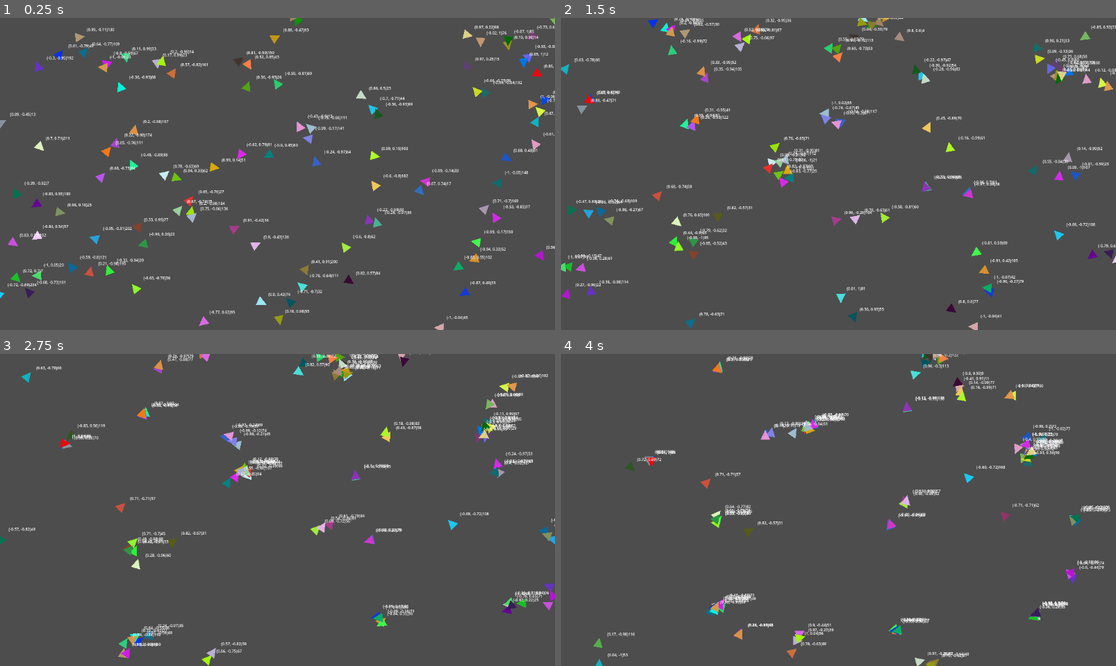
Above: before the commit, frames 1-4 (two rows, left to right).
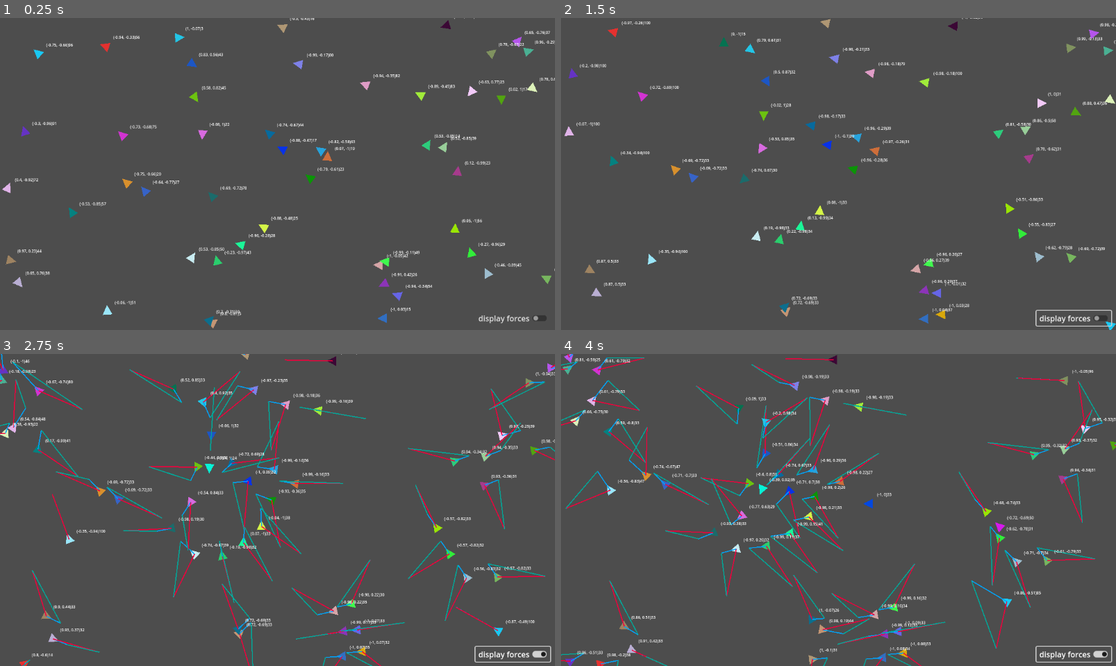
Above: after the commit, the same moments.

Repository: xv-k/BoidTest
Game: Godot game, scene res://world.tscn
Same seed, same stepped clock (60 frames per second), same inputs: the game is played once before the commit and once after it.
Inputs (mouse positions are in pixels of both pictures, inside the frame that each line leads up to):
- Up to frame 1 (0.25 s): no input
- Up to frame 2 (1.5 s): click (1071, 317) at 0.5 s, where only the run after the commit has a clickable "display forces"; click (1071, 317) at 1.25 s, where only the run after the commit has a clickable "display forces"
- Up to frame 3 (2.75 s): click (510, 653) at 2 s, where only the run after the commit has a clickable "display forces"
- Up to frame 4 (4 s): move the mouse to (960, 494) at 2.77 s; click (960, 494) at 2.85 s; move the mouse to (727, 525) at 3.52 s; click (727, 525) at 3.6 s

The runs differ from the first frame. In frame 1, 8.4% of the frame differs, in the area x 0-100%, y 0-100%; in frame 2, 8.2%; in frame 3, 10%; in frame 4, 9.8%.

Commit message:
refactored all three rules

Diff:
--- a/boid.gd
+++ b/boid.gd
@@ -1,26 +1,43 @@
 extends CharacterBody2D
 
+@export var debug := false
 @onready var collision_polygon_2d := $CollisionPolygon2D
 @onready var polygon_2d := $Polygon2D
 @onready var label = $Label
 
+@onready var velocity_line = $VelocityLine
+@onready var desired_line = $DesiredLine
+@onready var steering_line = $SteeringLine
+
 var boids_in_range := []
 
-var max_speed = 250
+var max_speed = 100
 var screen_size : Vector2
-
+var steering_force := Vector2.ZERO
+var mass := 50
 
 func _ready():
 	screen_size = get_viewport_rect().size
 	collision_polygon_2d.polygon = polygon_2d.polygon
 
 	randomize()
-	velocity = Vector2(randf_range(-1,1),randf_range(-1,1)) * randf_range(0, max_speed)
+	#velocity = Vector2(randf_range(-1,1),randf_range(-1,1)) * randf_range(0, max_speed)
+	velocity = Vector2(randf_range(-1,1),randf_range(-1,1)).normalized() * randf_range(0, max_speed)
+	#velocity = Vector2(randf_range(-1,1),randf_range(-1,1)).normalized() * max_speed
+	#velocity.length() = 10
 	polygon_2d.color = Color(randf_range(0,1),randf_range(0,1),randf_range(0,1),1)
 
 
 func _physics_process(_delta):
 	rotation = velocity.angle()
+
+	if debug :
+		velocity_line.clear_points()
+		velocity_line.add_point(Vector2.ZERO)
+		velocity_line.add_point(velocity)
+		velocity_line.global_rotation = 0
+	if not debug :
+		velocity_line.clear_points()
 
 	#str() converts to string
 	#snapped can round numbers (acytually sets steps)
@@ -29,11 +46,22 @@
 
 	#disable it and set the collision layer of the physics layer from the tileset back to 1
 	torus_world()
-	alignment()
+	#alignment(1)
 	#mouse following
-	#steering_to_mouseposition()
-	cohesion()
+
+	#steering_force = steering_to_mouseposition() / mass
+	steering_force = Vector2.ZERO
+	steering_force += steering_vector(alignment())
+	steering_force += steering_vector(cohesion())
+	steering_force += steering_vector(separation())
+	#cohesion(1)
+	#separation(1)
 	#apperantly delta is automatically applied in move and slide?
+	#var total_steering_direction = (alignment(1) + cohesion(1) + separation(1)) / 3
+	#velocity += total_steering_direction
+	#velocity += acceleration
+	#F = M x a
+	velocity += steering_force / mass
 	move_and_slide()
 
 
@@ -48,35 +76,60 @@
 		position.y = 0
 
 
-func alignment():
+func alignment() -> Vector2:
 	#only if there are boids in range
+	var target_position := Vector2.ZERO
 	if boids_in_range.size() > 0:
 		#we "align" their directions and their speed (= together their velocity)
 		var avgVelocity = Vector2.ZERO
 
+
 		#loop over all boids in range and add their directions
 		for boid in boids_in_range:
+
 			avgVelocity += boid.velocity
 
 		avgVelocity = avgVelocity / boids_in_range.size()
-		var target_position = position + avgVelocity
 
-		velocity += steering_vector(target_position)
+		#the position we want to steer to is our position + the averge postition of the group
+		target_position = position + avgVelocity
+		#return steering_vector(target_position)
+		#velocity += steering_vector(target_position) * weight
+	return target_position
 
-
-func cohesion():
+func cohesion() -> Vector2:
 	#only if there are boids in range
+	var target_position := Vector2.ZERO
 	if boids_in_range.size() > 0:
-		#we "align" their directions and their speed (= together their velocity)
+		#look for the average position (the center) of the group
 		var avgPosition = Vector2.ZERO
 
 		#loop over all boids in range and add their directions
 		for boid in boids_in_range:
 			avgPosition += boid.position
 
-		avgPosition = avgPosition / boids_in_range.size()
+		target_position = avgPosition / boids_in_range.size()
+	return target_position
 
-		velocity += steering_vector(avgPosition)
+
+func separation() -> Vector2:
+	#only if there are boids in range
+	var target_position := Vector2.ZERO
+	var distance := 0.0
+	if boids_in_range.size() > 0:
+		#we have our position and add the inverse of the average distance of all boids in the group
+		var avgDifference = Vector2.ZERO
+		var difference = Vector2.ZERO
+
+		#loop over all boids in range and add their directions
+		for boid in boids_in_range:
+			distance = position.distance_to(boid.position)
+			difference += position - ((boid.position - position) / distance)
+			#avgDifference += (boid.position - position) * distance
+
+		difference = difference / boids_in_range.size()
+		target_position = difference #position + avgDifference
+	return target_position
 
 func _on_area_2d_area_entered(area):
 	#add the boid to the array
@@ -89,19 +142,34 @@
 #returns a new velocity
 func steering_vector(
 	target_position : Vector2,
-	max_speed := 150,
-	mass := 120.0
+	#distance : float,
 	) -> Vector2:
 
 	#calculate the vector where the boid wants to go
 	var desired_velocity = target_position - position
 	#normalise this vector
 	#speed should be intrinsic (for now a speed is set in creation and it stays like that)
+	#var scaled_desired_velocity = desired_velocity.normalized() * distance
 	var scaled_desired_velocity = desired_velocity.normalized() * max_speed
-	#devide it by its mass: how bigger the mass how smaller the vector (slaower the turning)
-	var steer = (scaled_desired_velocity - velocity) / mass
+	#devide it by its mass: how bigger the mass how smaller the vector (slower the turning)
+	var steer = (scaled_desired_velocity - velocity)
+
+	if debug :
+		desired_line.clear_points()
+		desired_line.add_point(Vector2.ZERO)
+		desired_line.add_point(scaled_desired_velocity)
+		desired_line.global_rotation = 0
+
+		steering_line.clear_points()
+		steering_line.add_point(velocity)
+		steering_line.add_point(scaled_desired_velocity)
+		steering_line.global_rotation = 0
+	if not debug :
+		desired_line.clear_points()
+		steering_line.clear_points()
 	#velocity = Vector2.ZERO
 	return steer
 
-func steering_to_mouseposition():
-	velocity += steering_vector(get_global_mouse_position())
+func steering_to_mouseposition() -> Vector2:
+	#var distance := position.distance_to(get_global_mouse_position())
+	return steering_vector(get_global_mouse_position())
--- a/boid.tscn
+++ b/boid.tscn
@@ -3,22 +3,23 @@
 [ext_resource type="Script" path="res://boid.gd" id="1_wwdg8"]
 
 [sub_resource type="CircleShape2D" id="CircleShape2D_m3b3n"]
-radius = 34.0
+radius = 43.0
 
 [sub_resource type="LabelSettings" id="LabelSettings_82rb5"]
 font_size = 8
 
 [node name="Boid" type="CharacterBody2D"]
 collision_mask = 4
+slide_on_ceiling = false
 script = ExtResource("1_wwdg8")
 
 [node name="CollisionPolygon2D" type="CollisionPolygon2D" parent="."]
-position = Vector2(0, -3)
+position = Vector2(3, 0)
 rotation = 1.5708
 polygon = PackedVector2Array(0, -10, 10, 10, -10, 10)
 
 [node name="Polygon2D" type="Polygon2D" parent="."]
-position = Vector2(0, -3)
+position = Vector2(3, 0)
 rotation = 1.5708
 color = Color(0.172549, 1, 1, 1)
 polygon = PackedVector2Array(-10, 10, 0, -10, 10, 10)
@@ -38,5 +39,18 @@
 text = "direction"
 label_settings = SubResource("LabelSettings_82rb5")
 
+[node name="VelocityLine" type="Line2D" parent="."]
+points = PackedVector2Array(-5, -6)
+width = 2.0
+default_color = Color(0, 0.646732, 0.989051, 1)
+
+[node name="DesiredLine" type="Line2D" parent="."]
+width = 2.0
+default_color = Color(0.953408, 0, 0.233788, 1)
+
+[node name="SteeringLine" type="Line2D" parent="."]
+width = 2.0
+default_color = Color(0, 0.667696, 0.607565, 1)
+
 [connection signal="area_entered" from="Area2D" to="." method="_on_area_2d_area_entered"]
 [connection signal="area_exited" from="Area2D" to="." method="_on_area_2d_area_exited"]
--- a/world.gd
+++ b/world.gd
@@ -5,7 +5,8 @@
 var boid_scene: PackedScene = preload("res://boid.tscn")
 
 func _ready():
-	for n in 100:
+	#pass
+	for n in 50:
 		create_boid()
 
 
@@ -19,4 +20,14 @@
 	#substritutes as a constructor = Named Constructors/Factory Methods design patters)
 	$Boids.add_child(boid)
 	#boid.global_position = get_global_mouse_position()
-	boid.global_position = Vector2(randi_range(0, get_viewport_rect().size.x), randi_range(0, get_viewport_rect().size.y))
+	boid.global_position = Vector2(randf_range(0, get_viewport_rect().size.x), randf_range(0, get_viewport_rect().size.y))
+	#boid.global_position = Vector2(get_viewport_rect().size.x/2, get_viewport_rect().size.y/2)
+
+
+func _on_check_button_toggled(toggled_on):
+	if toggled_on:
+		for boid in $Boids.get_children():
+			boid.debug = true
+	else:
+		for boid in $Boids.get_children():
+			boid.debug = false
--- a/world.tscn
+++ b/world.tscn
@@ -85,3 +85,12 @@
 tile_set = SubResource("TileSet_p4t2t")
 format = 2
 layer_0/tile_data = PackedInt32Array(5373951, 1, 0, 5308416, 1, 0, 5308417, 1, 0, 5308418, 1, 0, 5308419, 1, 0, 5308420 …(6541 unchanged characters)…
+
+[node name="CheckButton" type="CheckButton" parent="."]
+offset_left = 987.0
+offset_top = 608.0
+offset_right = 1142.0
+offset_bottom = 639.0
+text = "display forces"
+
+[connection signal="toggled" from="CheckButton" to="." method="_on_check_button_toggled"]
